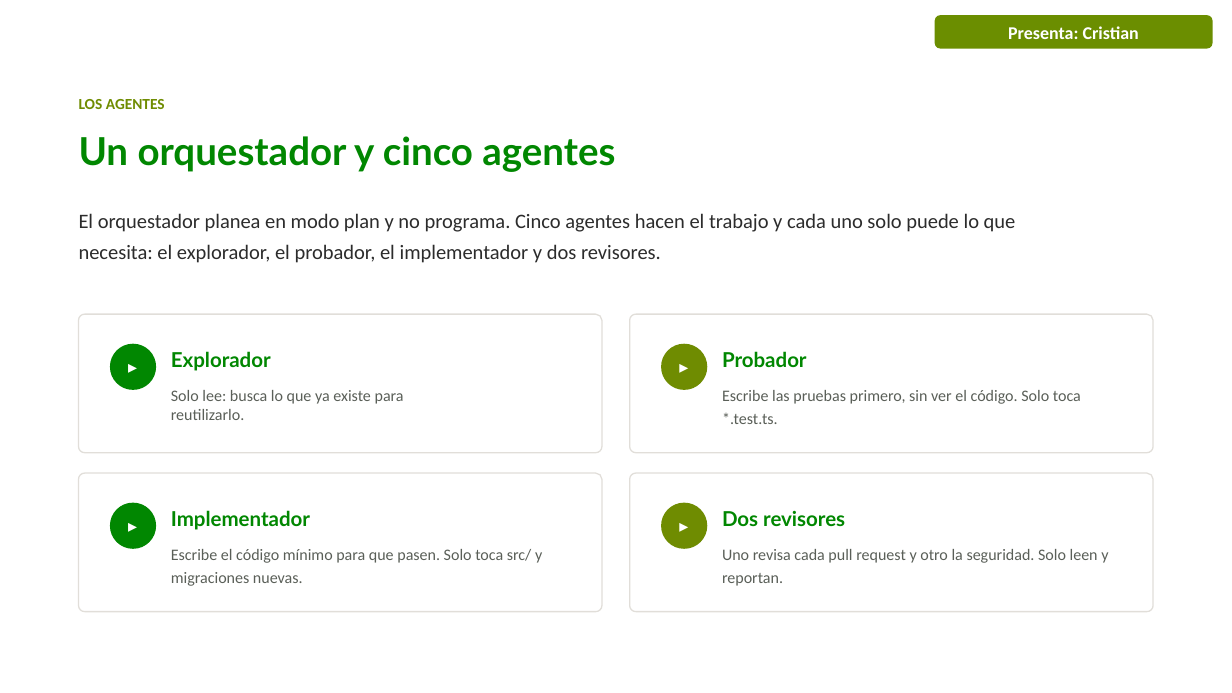
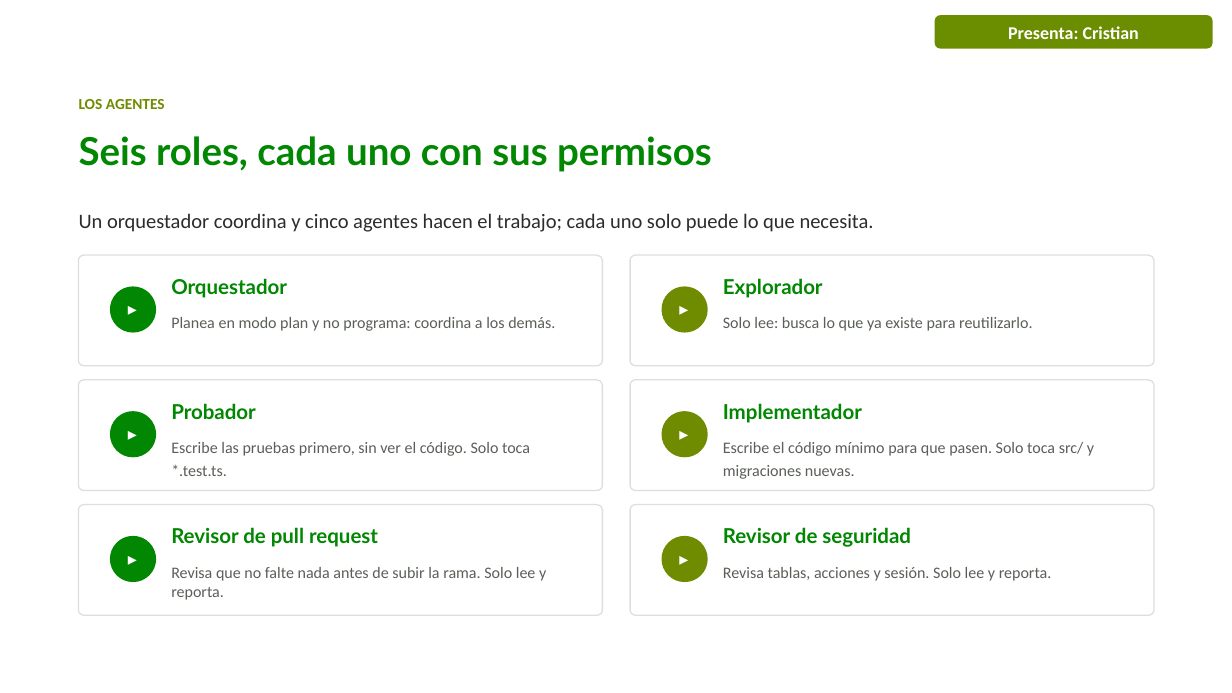
Before and after one commit to juandadevp/cuentasclaras, a slide deck: slide 6 of docs/Exposicion_Cuentas_Claras_con_responsables.pptx. Drawn at 1232x693 pixels with LibreOffice and Linux fonts; fonts in the diff are those of the drawing; background and template pictures are left out. Boxes give left, top, right and bottom in pixels: in the first picture for what was removed or moved away, otherwise in the second. Text is boxed around its words. In the diff, an @@ line names an element or a change of style, - is before the commit and + after.

```diff
--- a/docs/Exposicion_Cuentas_Claras_con_responsables.pptx
+++ b/docs/Exposicion_Cuentas_Claras_con_responsables.pptx
@@ title at <box>79,136,712,172</box>: text changed @@
-Un orquestador y cinco agentes
+Seis roles, cada uno con sus permisos
@@ text at <box>79,213,874,232</box>: text changed @@
-El orquestador planea en modo plan y no programa. Cinco agentes hacen el trabajo y cada uno solo puede lo que necesita: el explorador, el probador, el implementador y dos revisores.
+Un orquestador coordina y cinco agentes hacen el trabajo; cada uno solo puede lo que necesita.
@@ freeform shape added at <box>79,255,603,366</box>, outline #E1DED9 1 pt @@
@@ freeform shape added at <box>630,255,1154,366</box>, fill #FFFFFF @@
@@ freeform shape added at <box>630,255,1154,366</box>, outline #E1DED9 1 pt @@
@@ text added at <box>171,278,555,331</box>, 12.5 pt, text #5A5F58 @@
+Orquestador
+Planea en modo plan y no programa: coordina a los demás.
@@ 2 texts, 2 freeform shapes: place and size @@
-2 texts, 2 freeform shapes at <box>110,344,707,390</box>
+2 texts, 2 freeform shapes at <box>110,287,708,333</box>
@@ text "Explorador": place and size @@
-text "Explorador" at <box>171,351,404,404</box>
+text "Explorador" at <box>723,278,1032,331</box>
@@ text at <box>723,317,1032,331</box>: line spacing 1 to 1.18; less space between paragraphs @@
@@ freeform shape: place and size @@
-freeform shape at <box>79,314,603,453</box>
+freeform shape at <box>79,380,603,491</box>
@@ freeform shape added at <box>79,380,603,491</box>, fill #FFFFFF @@
@@ freeform shape: place and size @@
-freeform shape at <box>629,314,1153,453</box>
+freeform shape at <box>630,380,1154,491</box>
@@ freeform shape: place and size @@
-freeform shape at <box>629,314,1153,453</box>
+freeform shape at <box>630,380,1154,491</box>
@@ freeform shape added at <box>110,411,156,457</box>, fill #018701 @@
@@ text "Probador": place and size @@
-text "Probador" at <box>722,351,1081,424</box>
+text "Probador" at <box>171,403,530,476</box>
@@ freeform shape added at <box>662,411,708,457</box>, fill #6F8C01 @@
@@ text "Implementador": place and size @@
-text "Implementador" at <box>171,510,542,586</box>
+text "Implementador" at <box>723,403,1094,479</box>
@@ text added at <box>127,421,138,445</box>, 14 pt, text #FFFFFF, bold @@
+▸
@@ text added at <box>678,421,689,445</box>, 14 pt, text #FFFFFF, bold @@
+▸
@@ freeform shape: place and size @@
-freeform shape at <box>79,473,603,612</box>
+freeform shape at <box>79,505,603,616</box>
@@ freeform shape: place and size @@
-freeform shape at <box>79,473,603,612</box>
+freeform shape at <box>79,505,603,616</box>
@@ freeform shape: place and size @@
-freeform shape at <box>629,473,1153,612</box>
+freeform shape at <box>630,505,1154,616</box>
@@ freeform shape: place and size @@
-freeform shape at <box>629,473,1153,612</box>
+freeform shape at <box>630,505,1154,616</box>
@@ text added at <box>171,527,546,600</box>, 12.5 pt, text #5A5F58 @@
+Revisor de pull request
+Revisa que no falte nada antes de subir la rama. Solo lee y reporta.
@@ 2 freeform shapes, 2 texts: place and size @@
-2 freeform shapes, 2 texts at <box>110,503,707,549</box>
+2 freeform shapes, 2 texts at <box>110,536,708,582</box>
@@ text at <box>723,527,1052,581</box>: text changed @@
-Dos revisores
-Uno revisa cada pull request y otro la seguridad. Solo leen y reportan.
+Revisor de seguridad
+Revisa tablas, acciones y sesión. Solo lee y reporta.
```
Also in this commit, not shown: 1 other file.
